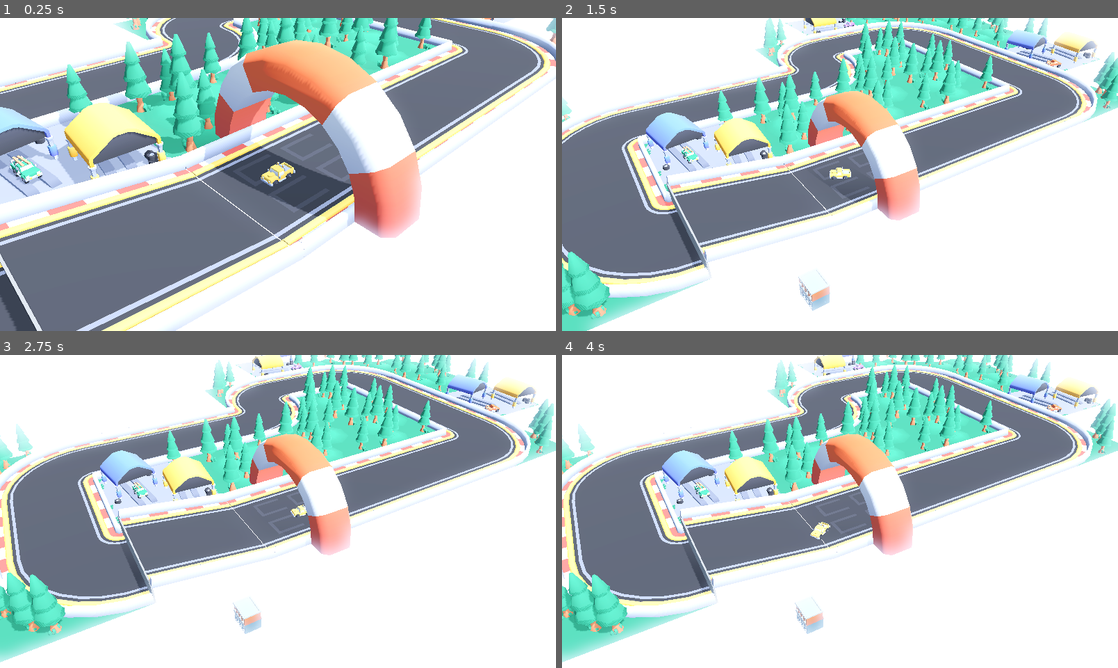
Above: before the commit, frames 1-4 (two rows, left to right).
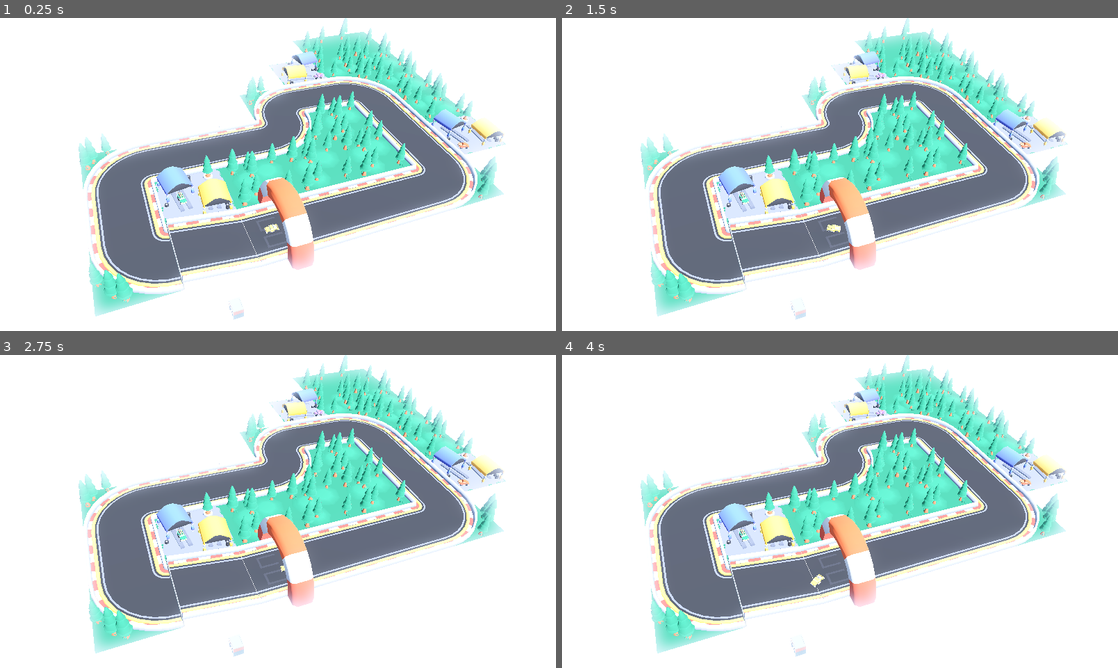
Above: after the commit, the same moments.

Repository: yphil-dev/France-2027-Racer
Game: Godot game, scene res://scenes/main.tscn
The game is run twice, just before and just after one commit, with the same random seed, the same clock (stepped at 60 frames per second) and the same inputs.
Inputs:
- Up to frame 1 (0.25 s): no input
- Up to frame 2 (1.5 s): hold D (right) 0.53-1.28 s; hold S (back) from 1.28 s (still down)
- Up to frame 3 (2.75 s): release S (back) at 2.03 s; hold D (right) from 2.03 s (still down)
- Up to frame 4 (4 s): tap Enter at 2.75 s; release D (right) at 2.78 s; hold W (forward) 2.78-3.53 s; hold A (left) from 3.53 s (still down)

The runs differ from the first frame. In frame 1, 62% of the frame differs, in the area x 0-100%, y 0-100%; in frame 2, 56%; in frame 3, 54%; in frame 4, 54%.

Commit message:
No zoom

Diff:
--- a/scenes/main.tscn
+++ b/scenes/main.tscn
@@ -29,10 +29,10 @@
 target = NodePath("../Vehicle")
 
 [node name="Camera" type="Camera3D" parent="View" unique_id=1079798936]
-transform = Transform3D(1, 0, 0, 0, 1, 0, 0, 0, 1, 0, 0, 16)
+transform = Transform3D(0.91862905, -0.29151797, 0.26671523, 0.26238543, 0.9547757, 0.1398468, -0.2954211, -0.05848442, 0.95357543, 10.742479, 11.668997, 41.568947)
 current = true
 fov = 40.0
-far = 60.0
+far = 101.95
 
 [node name="Sun" type="DirectionalLight3D" parent="." unique_id=385873465]
 transform = Transform3D(-0.422618, -0.694272, 0.582564, 0, 0.642788, 0.766044, -0.906308, 0.323744, -0.271654, 0, 0, 0)
--- a/scripts/view.gd
+++ b/scripts/view.gd
@@ -3,40 +3,4 @@
 @export_group("Properties")
 @export var target: Vehicle
 
-@export_group("Camera Zoom")
-## Final distance to pull back to. Zoom stops here forever.
-@export var max_zoom: float = 30.0
-## How fast to ease outward.
-@export var zoom_speed: float = 8.0
-
-@export_group("Camera Turn")
-## Degrees to rotate around Y while zooming out. 0 = don't turn.
-## Negative = turn left, positive = turn right.
-@export var turn_degrees: float = 15.0
-
 @onready var camera = $Camera
-
-var _zoomed_out := false
-var _start_z: float
-var _start_yaw: float
-var _target_yaw: float
-
-func _ready() -> void:
-	_start_z = camera.position.z
-	_start_yaw = rotation.y
-	_target_yaw = _start_yaw + deg_to_rad(turn_degrees)
-
-func _physics_process(delta):
-	# Zoom out exactly once, fast, then hard-stop at max_zoom.
-	# The rig NEVER pans. Only camera.position.z and rotation.y are touched, once.
-	if not _zoomed_out:
-		camera.position.z = move_toward(camera.position.z, max_zoom, zoom_speed * delta)
-
-		# Rotate on Y in lockstep with zoom progress.
-		var t: float = clamp(inverse_lerp(_start_z, max_zoom, camera.position.z), 0.0, 1.0)
-		rotation.y = lerp(_start_yaw, _target_yaw, t)
-
-		if camera.position.z >= max_zoom:
-			camera.position.z = max_zoom
-			rotation.y = _target_yaw
-			_zoomed_out = true
